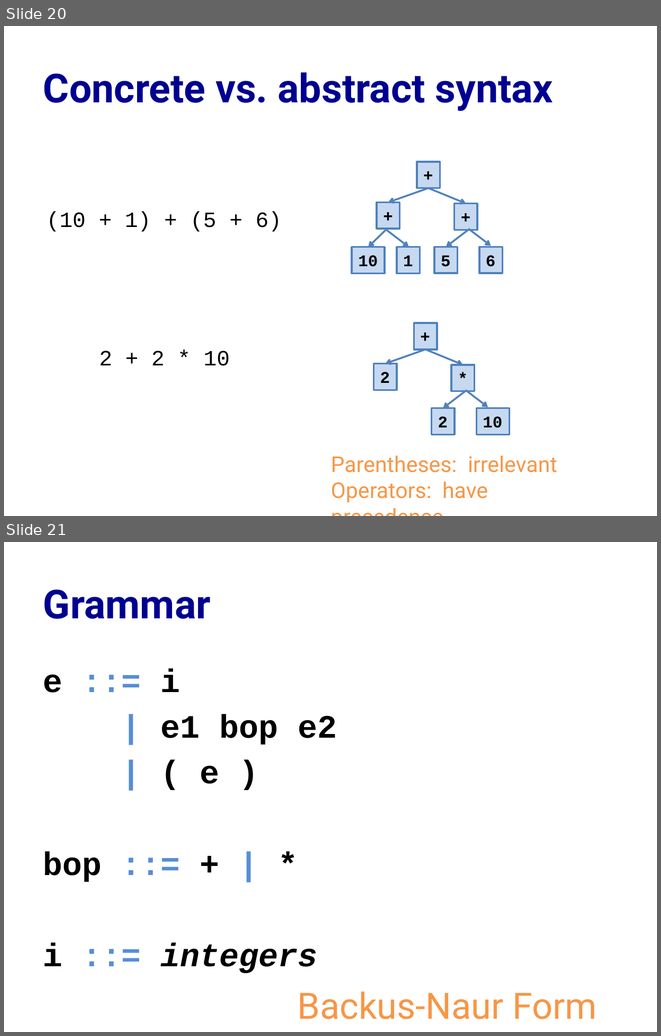
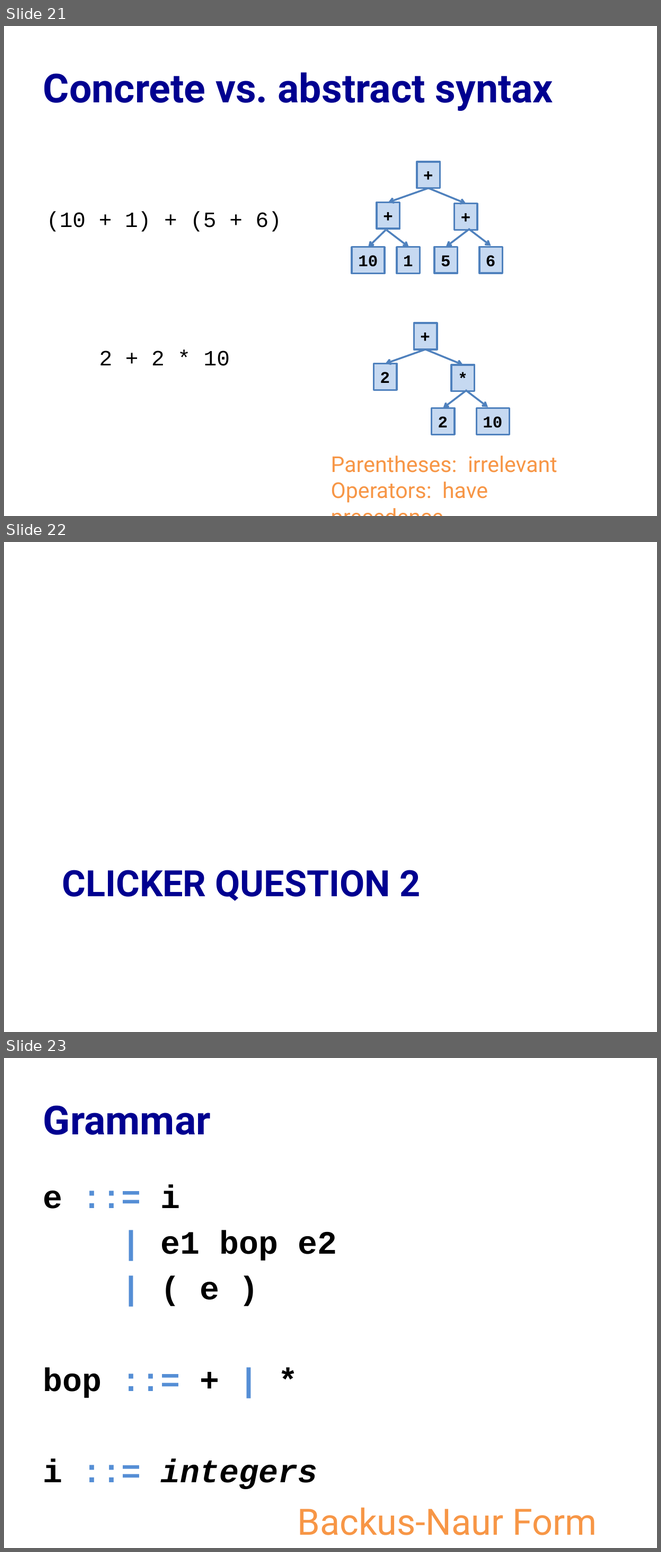
Before and after one commit to cs3110/materials-2019fa, a slide deck: 16-interp/lec.pptx. Shown one above the other, each under a label of ours: slides 20 and 21 before the commit, slides 21, 22 and 23 after it. The pictures are 661x1036 and 661x1552 pixels, drawn with LibreOffice and Linux fonts; fonts in the diff are those of the drawing. Boxes give left, top, right and bottom in pixels: in the first picture for what was removed or moved away, otherwise in the second. Text is boxed around its words. In the diff, an @@ line names an element or a change of style, - is before the commit and + after.

Commit message:
Add clicker questions

```diff
--- a/16-interp/lec.pptx
+++ b/16-interp/lec.pptx
@@ slide 22 added at (4, 542, 657, 1032), background #FFFFFF @@
@@ title added at (62, 870, 420, 901), 40 pt, text #000090, bold @@
+CLICKER QUESTION 2
@@ what was slide 20 is now slide 21 @@
@@ what was slide 21 is now slide 23 @@
```
Also in this commit, not shown: 1 slide changed, 1 other slide added, 1 other file.
